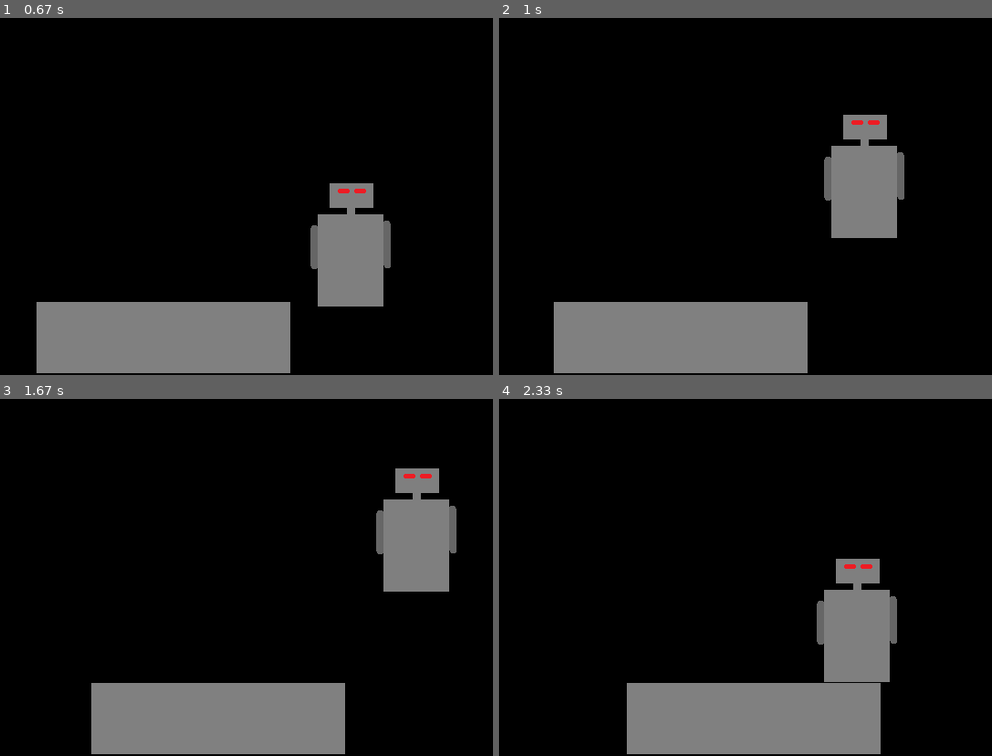
Above: before the commit, frames 1-4 (two rows, left to right).
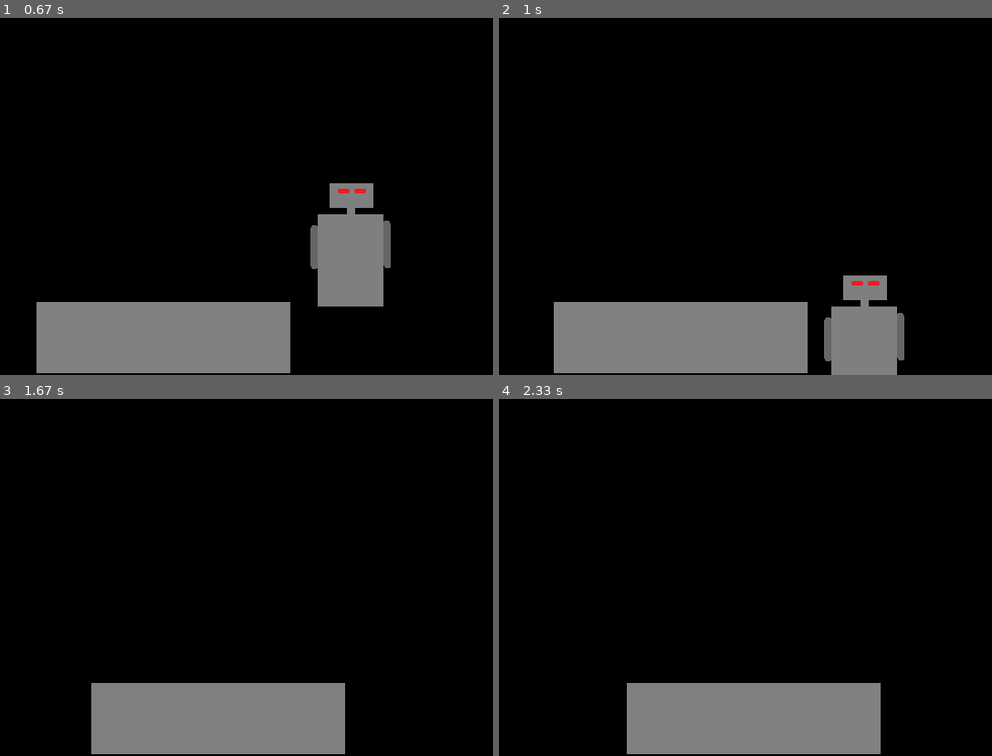
Above: after the commit, the same moments.

Repository: andrew-karppinen/pygame-simple-object
Game: pygame game, started from esimerkki.py
The game is run twice, just before and just after one commit, with the same random seed, the same clock (stepped at 60 frames per second) and the same inputs.
Inputs:
- Up to frame 1 (0.67 s): hold Right from 0.33 s (still down)
- Up to frame 2 (1 s): release Right at 0.8 s; hold Up from 0.83 s (still down)
- Up to frame 3 (1.67 s): release Up at 1.13 s; hold Right 1.17-1.63 s
- Up to frame 4 (2.33 s): hold Left 1.67-2.2 s; hold Down from 2.23 s (still down)

Frame 1 is identical in both runs. In frame 2, 8.0% of the frame differs, in the area x 65-83%, y 27-100%; in frame 3, 4.5%; in frame 4, 4.5%.

Commit message:
Add files via upload

Diff:
--- a/object_class.py
+++ b/object_class.py
@@ -33,8 +33,8 @@
             else:
                 self.sijainti_x_ += -1
 
-            if self.TunnistaTormays() == True: #jos tapahtuu törmäys
-
+            tormays = self.TunnistaTormays()
+            if tormays: #jos tapahtuu törmäys
                 if matka > 0:
                     self.sijainti_x_ += -1 #peruu liikkeen
                 else:
@@ -53,7 +53,8 @@
             else:
                 self.sijainti_y_ += -1
 
-            if self.TunnistaTormays() == True: #jos tapahtuu törmäys
+            tormays = self.TunnistaTormays()
+            if tormays: #jos tapahtuu törmäys
 
                 if matka > 0:
                     self.sijainti_y_ += -1 #peruu liikkeen
@@ -79,7 +80,13 @@
 
 
     def Hyppy(self): #metodi toteuttaa hypyn
-        self.painovoiman_arvo_ = self.hypyn_voimakkuus_
+
+        #hyppy vain jos ollaan toisen objektin päällä
+        self.sijainti_y_ += 1
+        tormays = self.TunnistaTormays()
+
+        if tormays:
+            self.painovoiman_arvo_ = self.hypyn_voimakkuus_
 
 
 
@@ -94,6 +101,7 @@
 
     def TunnistaTormays(self):
         #palauttaa True/False jos objekti päällekkäin jonkun muun objektin kanssa
+        #palauttaa myös sen objektin jonka kanssa törmäys tapahtui
 
         for i in range(len(self.muut_objektit_)):
             obj = self.muut_objektit_[i]
@@ -103,7 +111,7 @@
 
                     if self.sijainti_x_<= obj.sijainti_x_ + obj.kuva_koko_x_:
                         if self.sijainti_x_ + self.kuva_koko_x_ >= obj.sijainti_x_:
-                            return True
+                            return True,self.muut_objektit_[i]
 
         return False
 
